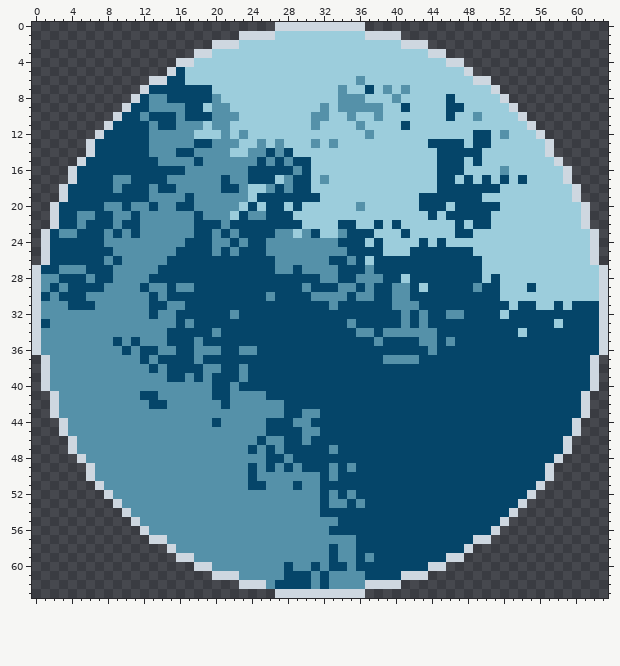
One commit to this pixel-art file: Assets/Title/Sprites/Planet_title.aseprite. The picture above is the old version.
64x64 pixels, 1 frame.
The same view after the edit:
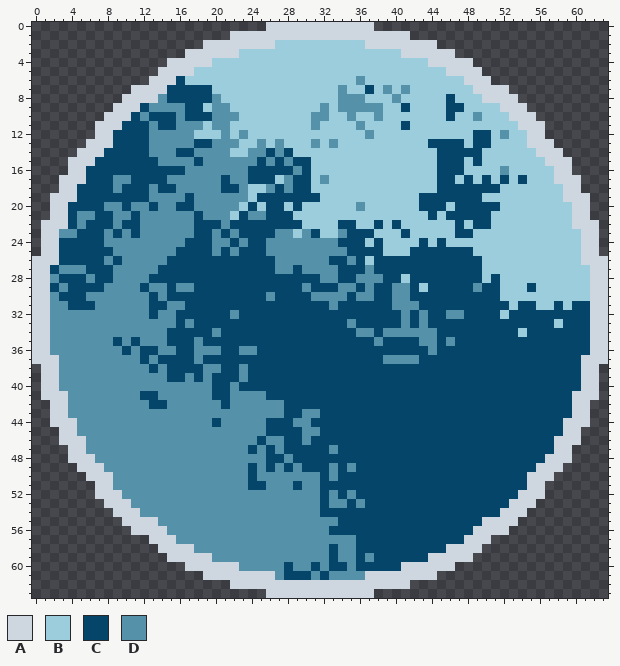
Palette (. is transparent): A #ced7e0  B #9ccddc  C #054569  D #5591a9
The edit:
layer "Layer 3" added
Changed rows in their new state; - is an unchanged pixel.
Layer "Layer 3":
first column x 0:
 0 --------------------------A----------A--------------------------
 1 ----------------------A----AAAAAAAAAA----A----------------------
 2 -------------------A---AAAA----------AAAA---A-------------------
 3 -----------------A--AAA------------------AAA--A-----------------
 4 ---------------A--AA------------------------AA--A---------------
 5 --------------A-AA----------------------------AA-A--------------
 6 ---------------A--------------------------------A---------------
 7 -----------A-AA----------------------------------AA-A-----------
 8 ----------A-AA------------------------------------AA-A----------
 9 ---------A-A----------------------------------------A-A---------
10 --------A-A------------------------------------------A-A--------
11 -------A-A--------------------------------------------A-A-------
12 --------A----------------------------------------------A--------
13 -------AA----------------------------------------------AA-------
14 -----A-A------------------------------------------------A-A-----
15 ----A-A--------------------------------------------------A-A----
16 -----A----------------------------------------------------A-----
17 ---A-A----------------------------------------------------A-A---
18 ----A------------------------------------------------------A----
19 --A-A------------------------------------------------------A-A--
20 ---A--------------------------------------------------------A---
21 ---A--------------------------------------------------------A---
22 -A-A--------------------------------------------------------A-A-
23 --A----------------------------------------------------------A--
24 --A----------------------------------------------------------A--
25 --A----------------------------------------------------------A--
26 A-A----------------------------------------------------------A-A
27 -A------------------------------------------------------------A-
28 -A------------------------------------------------------------A-
29 -A------------------------------------------------------------A-
30 -A------------------------------------------------------------A-
31 -A------------------------------------------------------------A-
32 -A------------------------------------------------------------A-
33 -A------------------------------------------------------------A-
34 -A------------------------------------------------------------A-
35 -A------------------------------------------------------------A-
36 -A------------------------------------------------------------A-
37 A-A----------------------------------------------------------A-A
38 --A----------------------------------------------------------A--
39 --A----------------------------------------------------------A--
40 --A----------------------------------------------------------A--
41 -A-A--------------------------------------------------------A-A-
42 ---A--------------------------------------------------------A---
43 ---A--------------------------------------------------------A---
44 --A-A------------------------------------------------------A-A--
45 ----A------------------------------------------------------A----
46 ---A-A----------------------------------------------------A-A---
47 -----A----------------------------------------------------A-----
48 ----A-A--------------------------------------------------A-A----
49 -----A-A------------------------------------------------A-A-----
50 -------AA----------------------------------------------AA-------
51 --------A----------------------------------------------A--------
52 -------A-A--------------------------------------------A-A-------
53 --------A-A------------------------------------------A-A--------
54 ---------A-A----------------------------------------A-A---------
55 ----------A-AA------------------------------------AA-A----------
56 -----------A-AA----------------------------------AA-A-----------
57 ---------------A--------------------------------A---------------
58 --------------A-AA----------------------------AA-A--------------
59 ---------------A--AA------------------------AA--A---------------
60 -----------------A--AAA------------------AAA--A-----------------
61 -------------------A---AAAA----------AAAA---A-------------------
62 ----------------------A---AAAAAAAAAAA----A----------------------
63 --------------------------A----------A--------------------------
